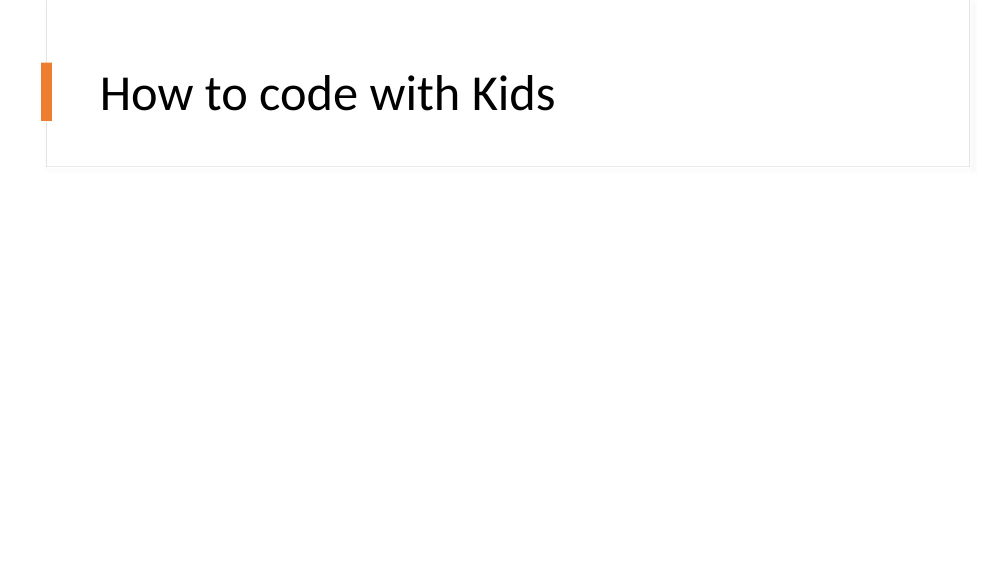
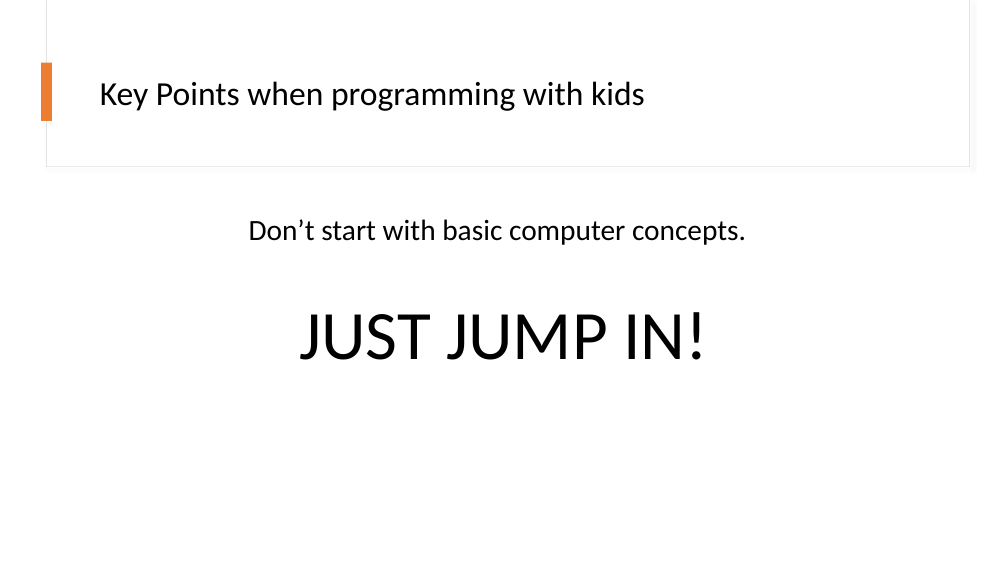
Before and after one commit to kevmoens/ThatConference2022, a slide deck: slide 16 of ThatConference2022.pptx. Drawn at 1008x567 pixels with LibreOffice and Linux fonts; fonts in the diff are those of the drawing. Boxes give left, top, right and bottom in pixels: in the first picture for what was removed or moved away, otherwise in the second. Text is boxed around its words. In the diff, an @@ line names an element or a change of style, - is before the commit and + after.

```diff
--- a/ThatConference2022.pptx
+++ b/ThatConference2022.pptx
@@ title at (x1=100, y1=81, x2=645, y2=111): text changed; size 48 to 32 pt @@
-How to code with Kids
+Key Points when programming with kids
@@ text added at (x1=249, y1=219, x2=746, y2=360), 28 pt, text #000000 @@
+Don’t start with basic computer concepts.
+JUST JUMP IN!
```
Also in this commit, not shown: 3 other slides changed, 2 slides added.
